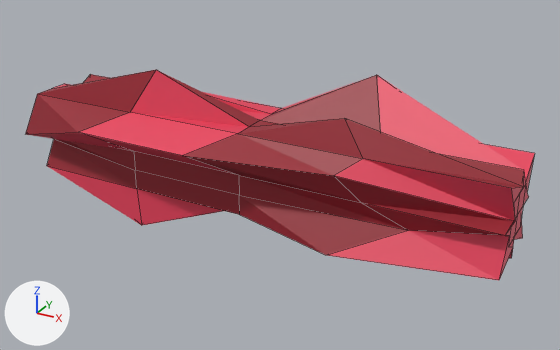
What one commit did to the Blender file Assets/Art/Environment/spikes/spikes.blend.
Camera for both pictures: a camera (50 mm lens) standing at (4.29, -7.33, 3.53) and looking at (0.22, 0.07, -0.17). Arrows for +X, +Y and +Z are at lower left; the lights stay in place. Mesh edges are drawn as thin lines.

The older version as bpy lines, for what is in view:
```python
mat_spike_dark_red = principled_material('spike-dark-red')
mat_spike_dark_red.base_color = (0.319, 0.0158, 0.029)  # red #99222f
mat_spike_red = principled_material('spike-red')
mat_spike_red.base_color = (0.8, 0.0536, 0.107)  # red #e7415c
me_cube = bpy.data.meshes.new('Cube')
me_cube.from_pydata(...)  # 98 vertices, 96 faces; spans x -1.07..1.01, y -1.84..1.84, z -1.96..2.14
# faces by material slot: [69, 27]
me_cube.materials.append(mat_spike_red)  # red #e7415c
me_cube.materials.append(mat_spike_dark_red)  # red #99222f
ob_cube = bpy.data.objects.new('Cube', me_cube)
ob_cube.location = (0.0, 0.0, 0.0)
ob_cube.scale = (3.0, 0.5, 0.5)
```
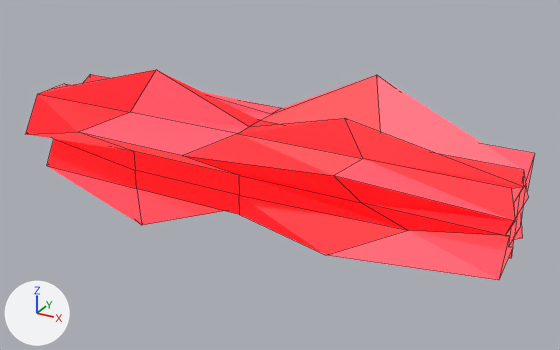
What changed in the scene script:
```text
Change mat_spike_red:
    add mat_spike_red.emission_strength = 0.7
    add mat_spike_red.emission_color = (1.0, 0.0637, 0.0637)  # red #ff4747
Change mat_spike_dark_red:
    add mat_spike_dark_red.emission_strength = 1.2
    add mat_spike_dark_red.emission_color = (1.0, 0.0, 0.0)  # red #ff0000
```

Where the change shows, as pixel boxes (x1, y1, x2, y2) in the pictures (560 x 350 px):
'Cube', recoloured, surface changed: (26, 70, 535, 280) in both
